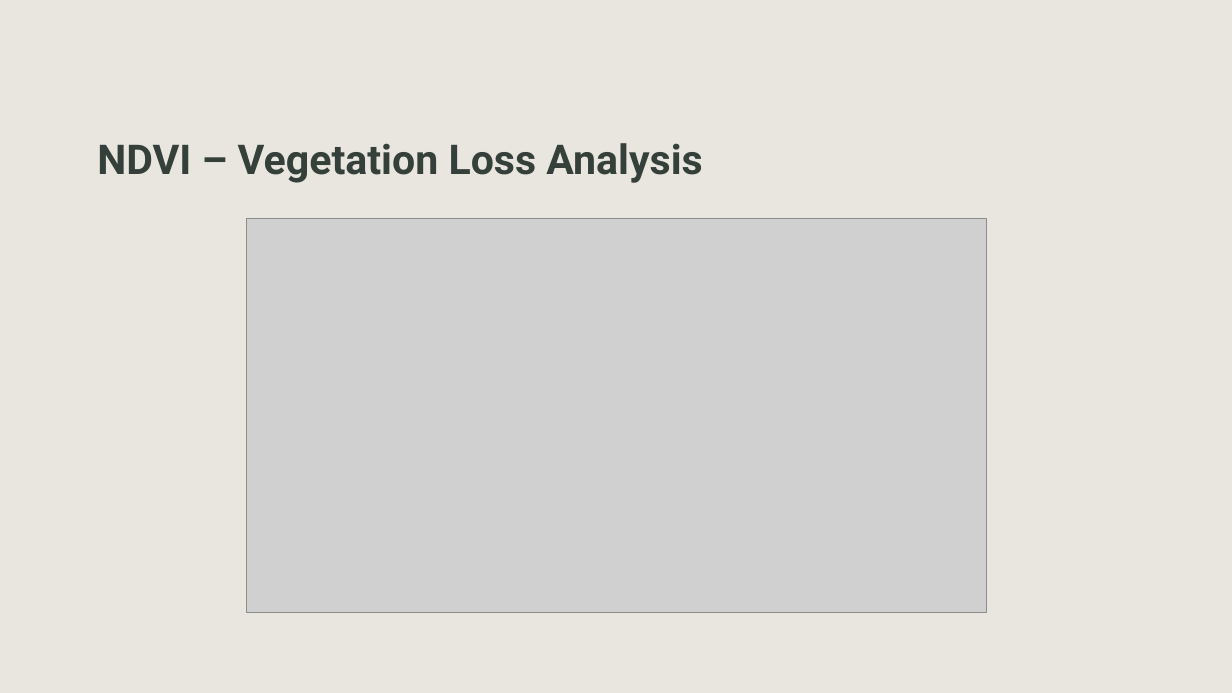
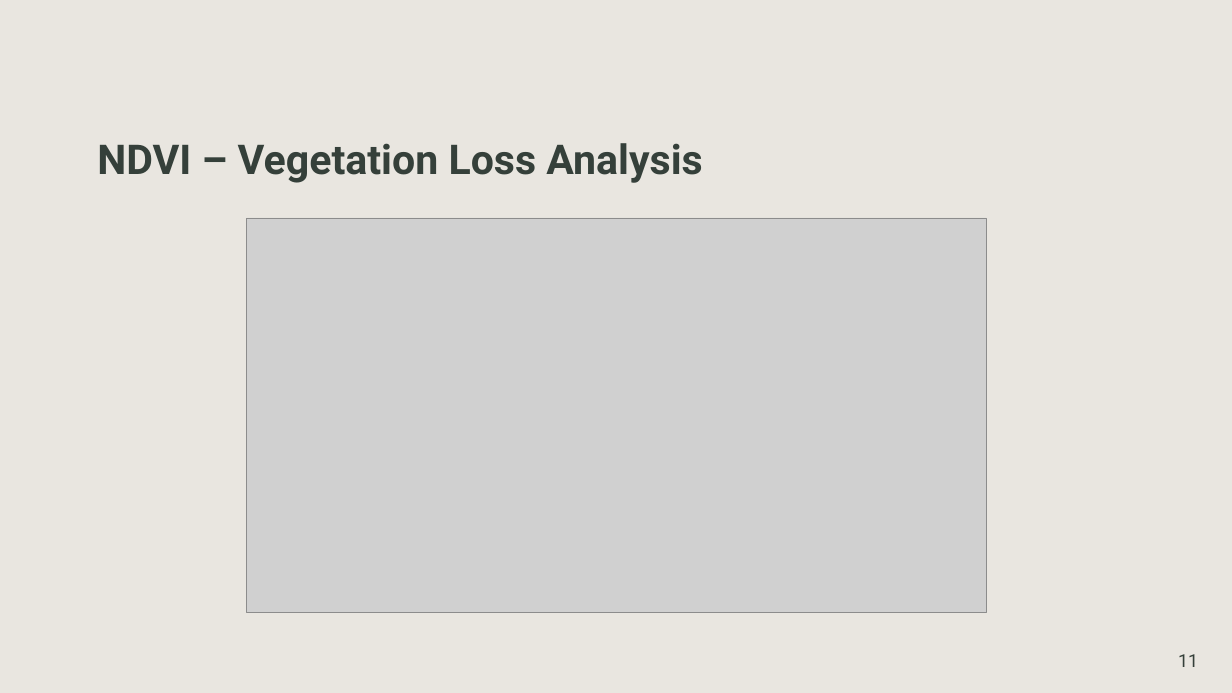
Before and after one commit to SimoneSantoro21/Spatial_Ecology_in_R, a slide deck: slide 11 of ppt/Evaluating vegetation loss due to wildfire in Segura.pptx. Drawn at 1232x693 pixels with LibreOffice and Linux fonts; fonts in the diff are those of the drawing; grey boxes stand for pictures. Boxes give left, top, right and bottom in pixels: in the first picture for what was removed or moved away, otherwise in the second. Text is boxed around its words. In the diff, an @@ line names an element or a change of style, - is before the commit and + after.

```diff
--- a/ppt/Evaluating vegetation loss due to wildfire in Segura.pptx
+++ b/ppt/Evaluating vegetation loss due to wildfire in Segura.pptx
@@ page number added at <box>1178,654,1198,667</box>, 14 pt, text #35403A @@
+11
```
Also in this commit, not shown: 14 other slides changed, 1 other file.
